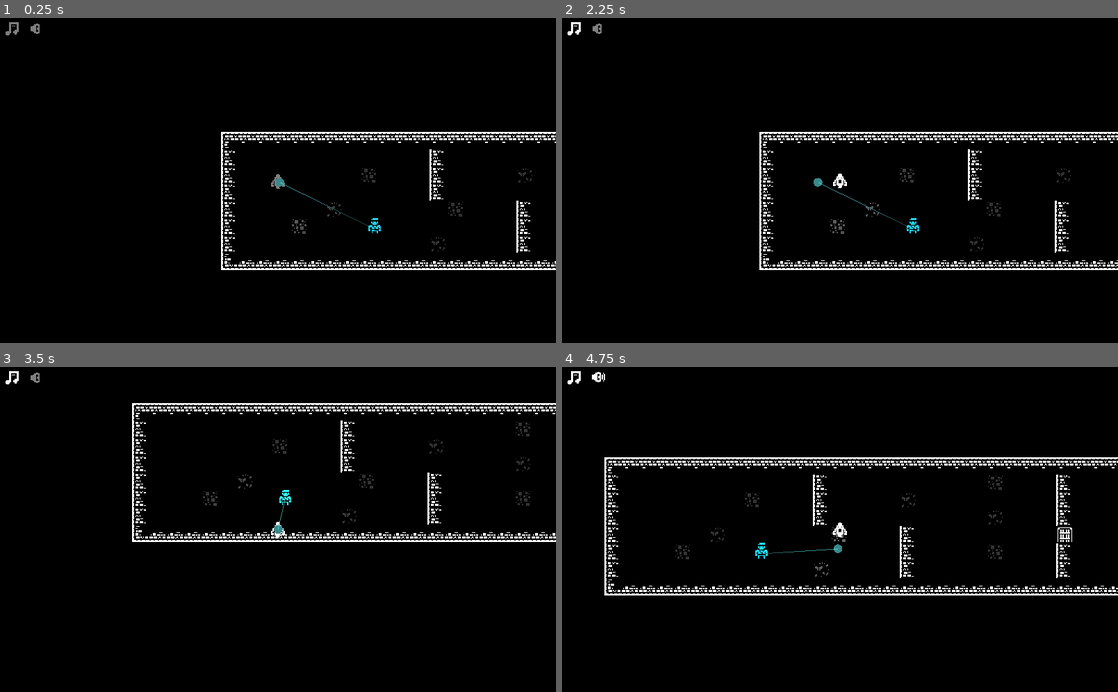
Above: before the commit, frames 1-4 (two rows, left to right).
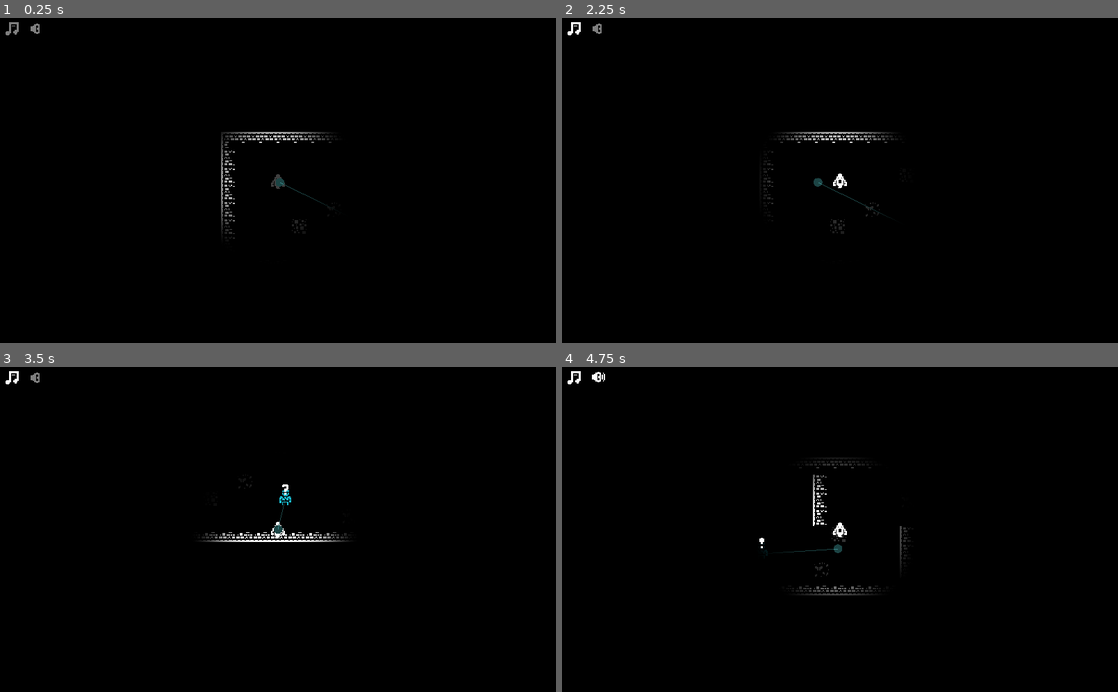
Above: after the commit, the same moments.

Repository: skarnl/miziziz-game-jam-2020
Game: Godot game, scene res://game/game.tscn
Two runs of this game, one before a commit and one after it. Both use one fixed random seed, a clock stepped at 60 frames per second and the inputs below. Sound files missing from this copy of the repository are replaced by a short silence.
Inputs (mouse positions are in pixels of both pictures, inside the frame that each line leads up to):
- Up to frame 1 (0.25 s): no input
- Up to frame 2 (2.25 s): click (600, 31) at 0.5 s; click (573, 31) at 1.25 s; tap Enter at 2 s; hold Right (ui_right) from 2.03 s (still down); hold Space (attack) from 2.03 s (still down)
- Up to frame 3 (3.5 s): release Right (ui_right) at 2.78 s; release Space (attack) at 2.78 s; hold Down (ui_down) from 2.78 s (still down); tap E (possess) at 2.85 s
- Up to frame 4 (4.75 s): release Down (ui_down) at 3.53 s; hold Right (ui_right) 3.53-4.28 s; hold Space (attack) 3.53-4.28 s; hold Up (ui_up) from 4.28 s (still down); tap E (possess) at 4.35 s

The runs differ from the first frame. In frame 1, 2.6% of the frame differs, in the area x 39-100%, y 35-78%; in frame 2, 2.7%; in frame 3, 3.0%; in frame 4, 3.8%, in the area x 7-100%, y 27-71%.
Error before the commit: Parse Error: The identifier "AlertManager" isn't declared in the current scope. (res://game/game.gd:14)

Commit message:
Revert "changes"
This reverts commit 420a80e046e53c3e30c30fad0cc8dd9bd6cf890a.

Diff:
--- a/game/game.tscn
+++ b/game/game.tscn
@@ -6,7 +6,6 @@
 [ext_resource path="res://entities/enemies/human/human.tscn" type="PackedScene" id=4]
 [ext_resource path="res://walls.tres" type="TileSet" id=5]
 [ext_resource path="res://doors.tres" type="TileSet" id=6]
-[ext_resource path="res://game/lights.gd" type="Script" id=9]
 
 [node name="Game" type="Node2D"]
 script = ExtResource( 2 )
@@ -110,8 +109,3 @@
 __meta__ = {
 "_edit_use_anchors_": false
 }
-
-[node name="Lights" type="Node2D" parent="."]
-script = ExtResource( 9 )
-
-[node name="Alerts" type="Node2D" parent="."]
--- a/project.godot
+++ b/project.godot
@@ -29,6 +29,8 @@
 Game="*res://global/game.gd"
 BackgroundMusic="*res://global/background-music.tscn"
 Audioplayer="*res://global/audioplayer.tscn"
+LightManager="*res://global/object_managers/LightManager.tscn"
+AlertManager="*res://global/object_managers/AlertManager.tscn"
 
 [display]
 
Not shown: 1 places in game/game.tscn that only renumber resources
